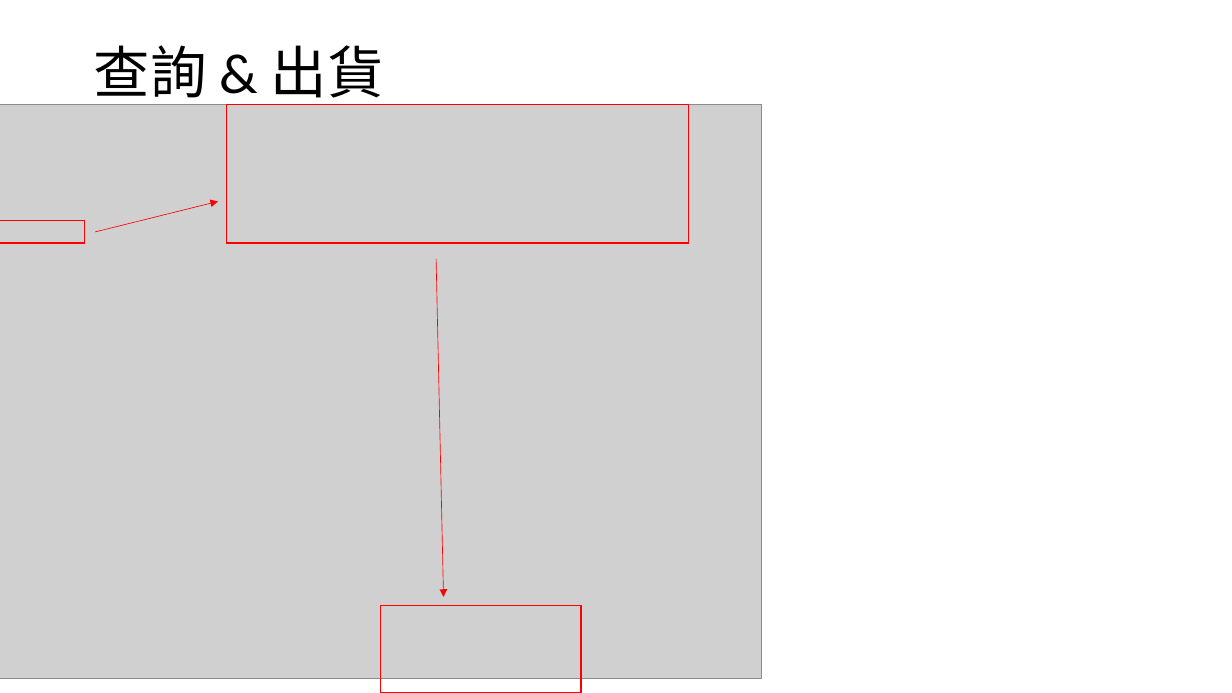
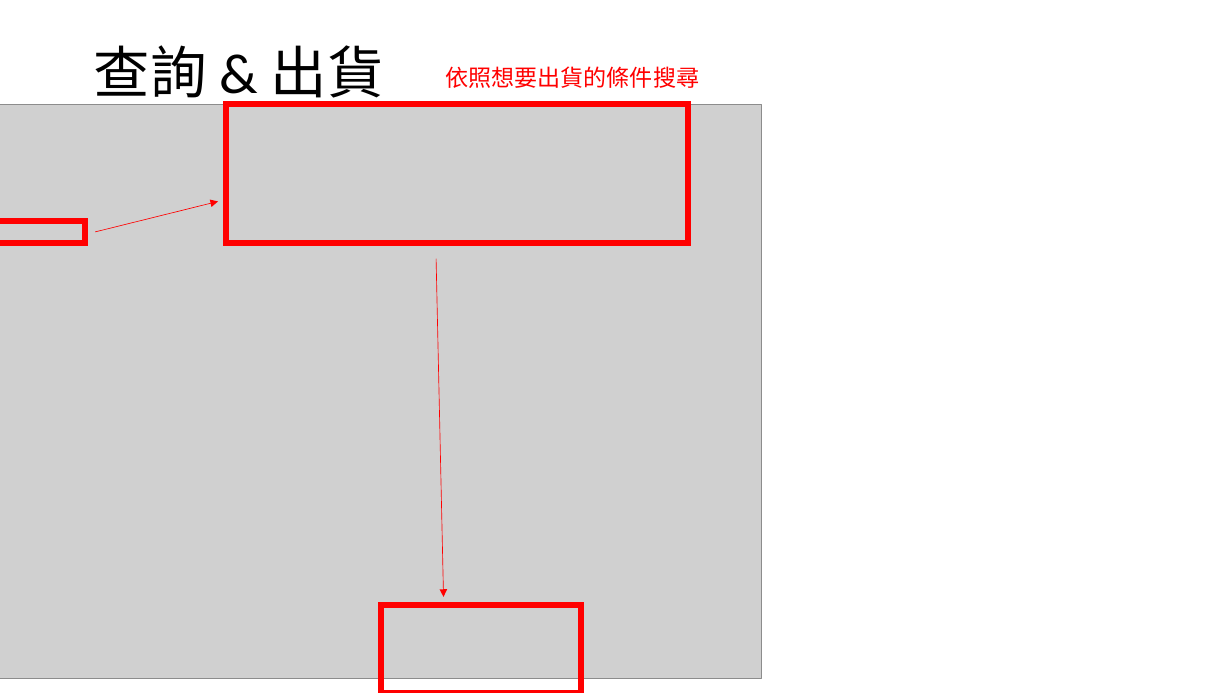
Before and after one commit to CrayHung/twoway-scanner, a slide deck: slide 15 of document/達運條碼機操作說明.pptx. Drawn at 1232x693 pixels with LibreOffice and Linux fonts; fonts in the diff are those of the drawing; grey boxes stand for pictures. Boxes give left, top, right and bottom in pixels: in the first picture for what was removed or moved away, otherwise in the second. Text is boxed around its words. In the diff, an @@ line names an element or a change of style, - is before the commit and + after.

Commit message:
修正shhip出貨

```diff
--- a/document/達運條碼機操作說明.pptx
+++ b/document/達運條碼機操作說明.pptx
@@ text added at <box>445,66,699,88</box>, 18 pt, text #FF0000 @@
+依照想要出貨的條件搜尋
@@ outline #FF0000 1 pt to #FF0000 4.5 pt in 3 elements at <box>0,221,85,243</box>, <box>226,104,689,243</box>, <box>381,605,581,693</box> @@
```
Also in this commit, not shown: 10 other slides changed, 3 slides added, 12 other files.
